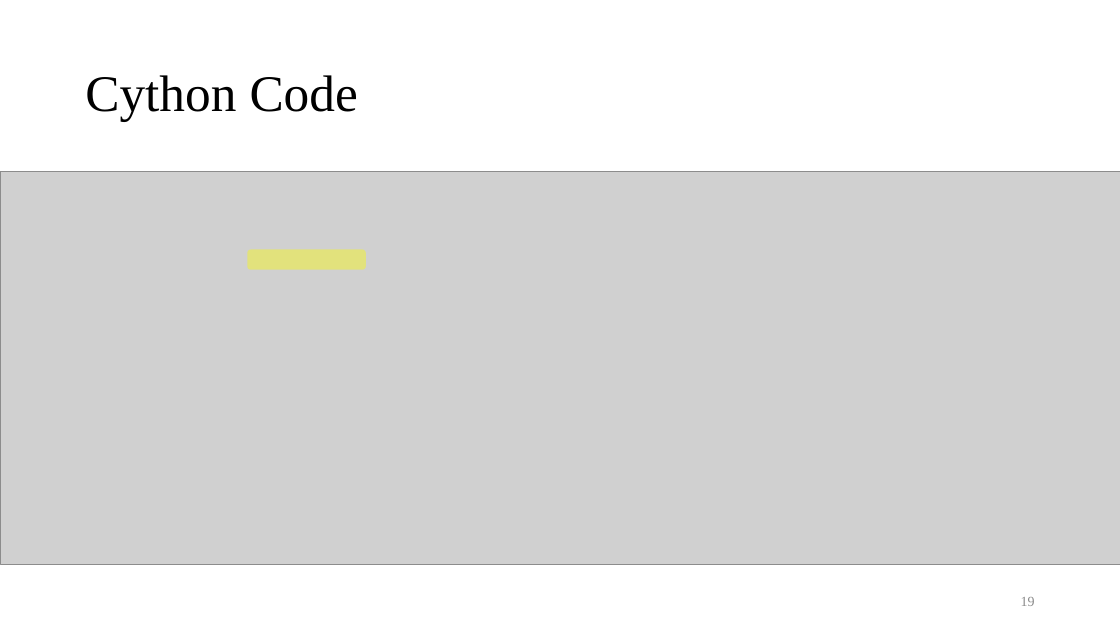
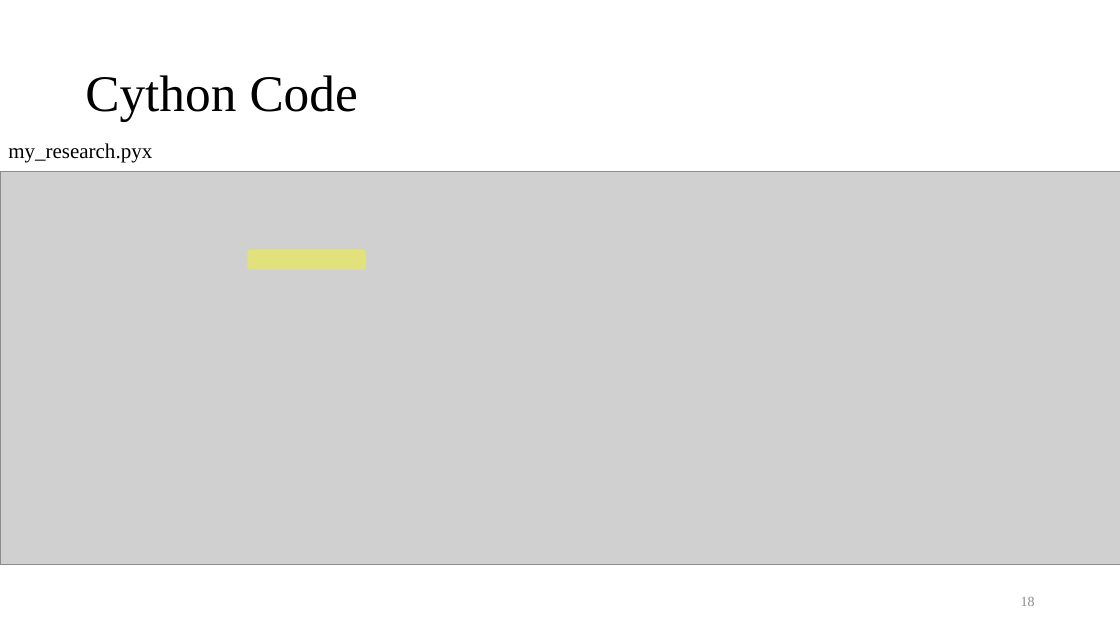
Before and after one commit to Ch-EnShen/intro_to_cp_I_mid, a slide deck: slide 18 of Introduction to cython.pptx (slide 19 before the commit). Drawn at 1120x630 pixels with LibreOffice and Linux fonts; fonts in the diff are those of the drawing; grey boxes stand for pictures. Boxes give left, top, right and bottom in pixels: in the first picture for what was removed or moved away, otherwise in the second. Text is boxed around its words. In the diff, an @@ line names an element or a change of style, - is before the commit and + after.

```diff
--- a/Introduction to cython.pptx
+++ b/Introduction to cython.pptx
@@ text added at (8, 143, 152, 163), 18 pt, text #000000 @@
+my_research.pyx
@@ page number at (1021, 597, 1035, 606): text changed @@
-19
+18
```
Also in this commit, not shown: 6 other slides changed, 1 slide added, 2 slides removed, 2 other files.
